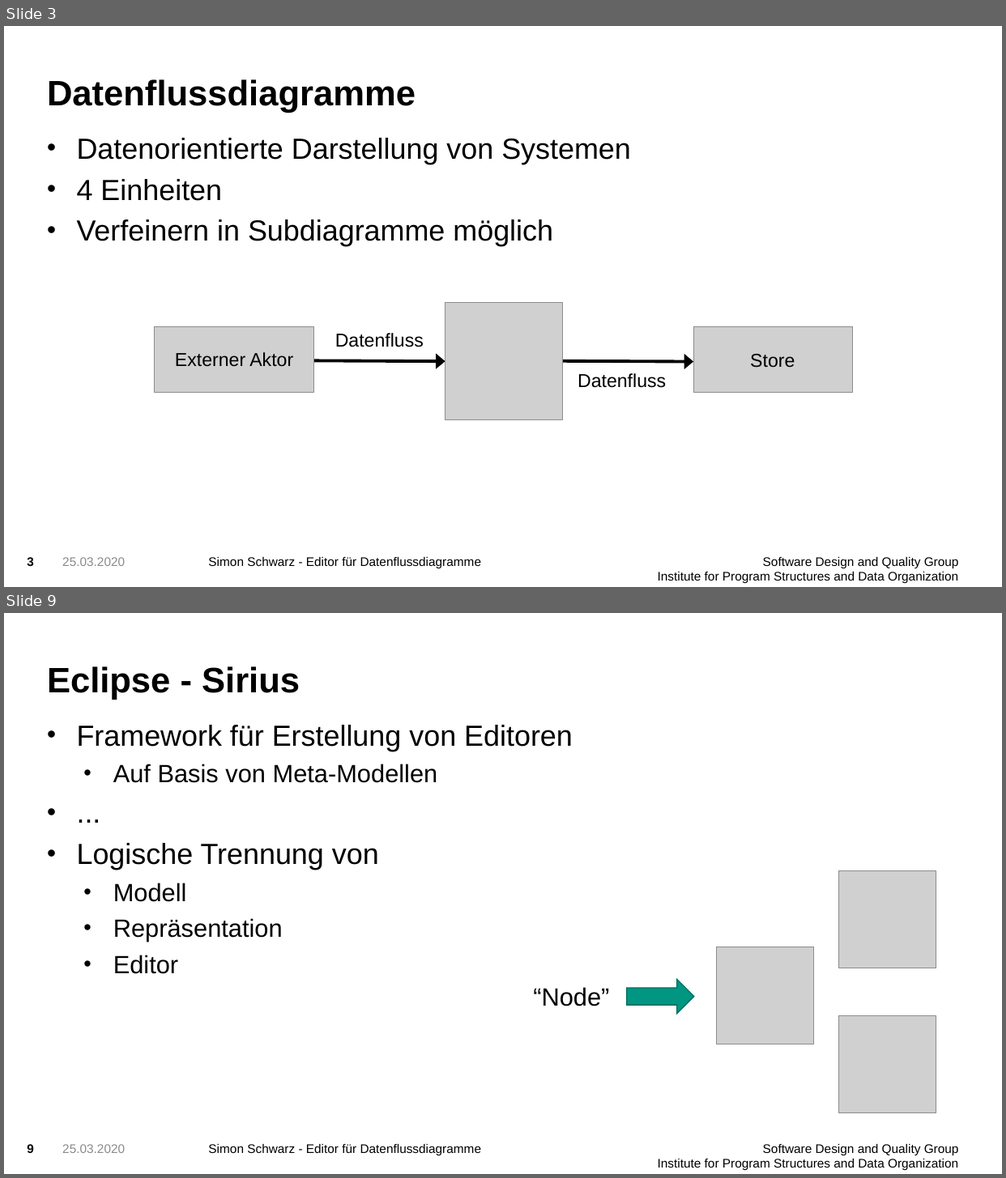
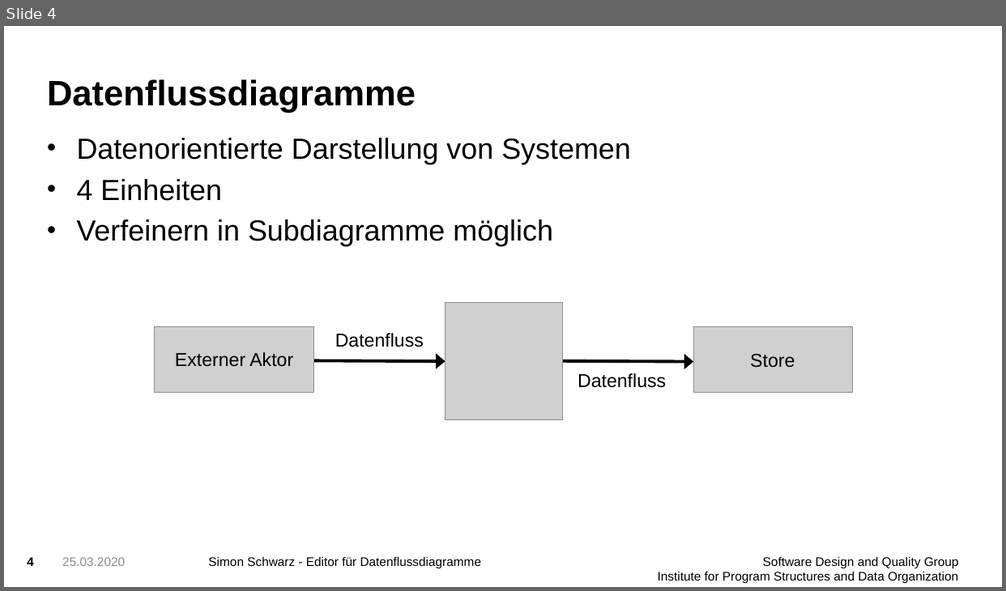
Before and after one commit to FluidTrust/Palladio-Supporting-DataFlowDiagram, a slide deck: presentation/presentation1.pptx. Shown one above the other, each under a label of ours: slides 3 and 9 before the commit, slide 4 after it; the slides between them are not shown. The pictures are 1006x1178 and 1006x591 pixels, drawn with LibreOffice and Linux fonts; fonts in the diff are those of the drawing; grey boxes stand for pictures; background and template pictures are left out. Boxes give left, top, right and bottom in pixels: in the first picture for what was removed or moved away, otherwise in the second. Text is boxed around its words. In the diff, an @@ line names an element or a change of style, - is before the commit and + after.

```diff
--- a/presentation/presentation1.pptx
+++ b/presentation/presentation1.pptx
@@ slide 9 removed at [4, 613, 1002, 1174], background picture (left out); not listed: 2 template elements that a slide beside it also shows @@
@@ title removed at [47, 666, 300, 700] @@
-Eclipse - Sirius
@@ text removed at [77, 725, 573, 974] @@
-• Framework für Erstellung von Editoren
-  • Auf Basis von Meta-Modellen
-• ...
-• Logische Trennung von
-  • Modell
-  • Repräsentation
-  • Editor
@@ group removed at [533, 871, 936, 1113]: 3 pictures, 1 text, 1 right arrow @@
-“Node”
@@ page number removed at [27, 1144, 34, 1153] @@
-9
@@ text removed at [62, 1144, 125, 1153] @@
-25.03.2020
@@ what was slide 3 is now slide 4 @@
@@ page number at [27, 557, 34, 566]: text changed @@
-3
+4
```
Also in this commit, not shown: 14 slides changed, 3 slides added, 1 other slide removed, 6 other files.
